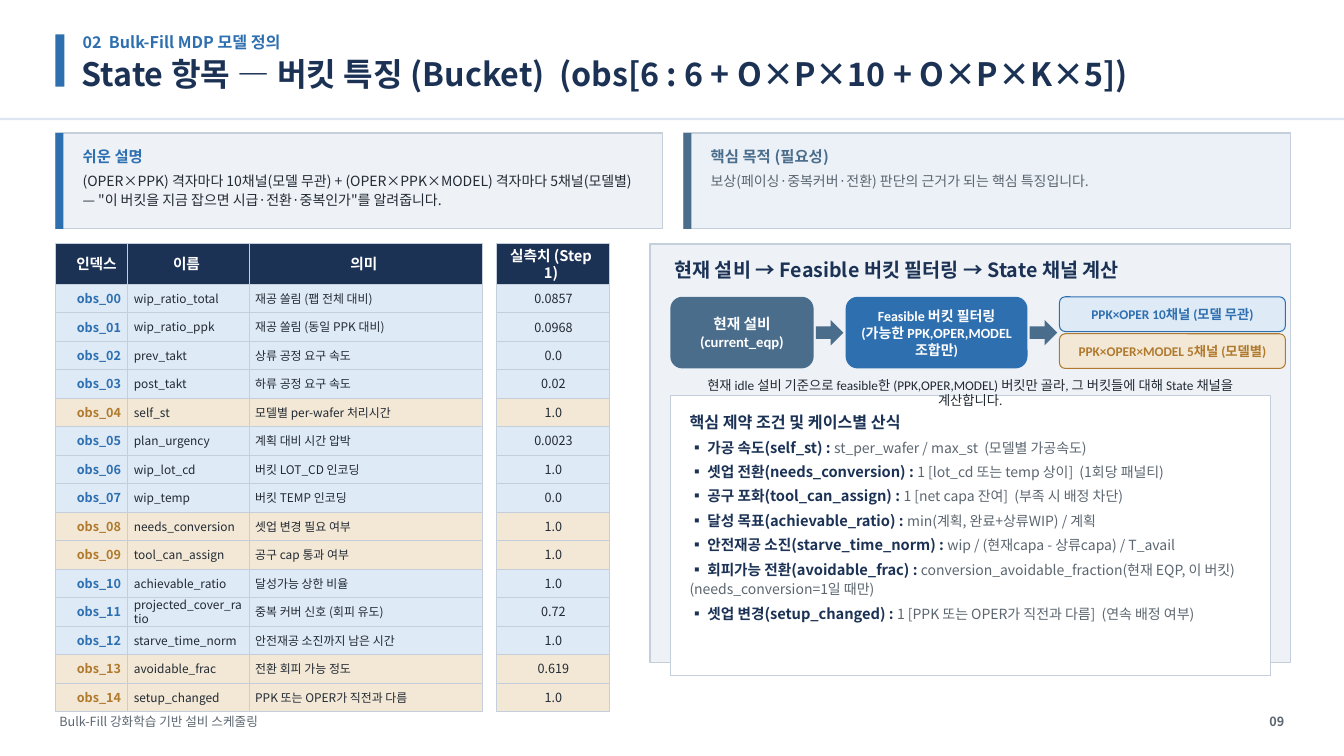
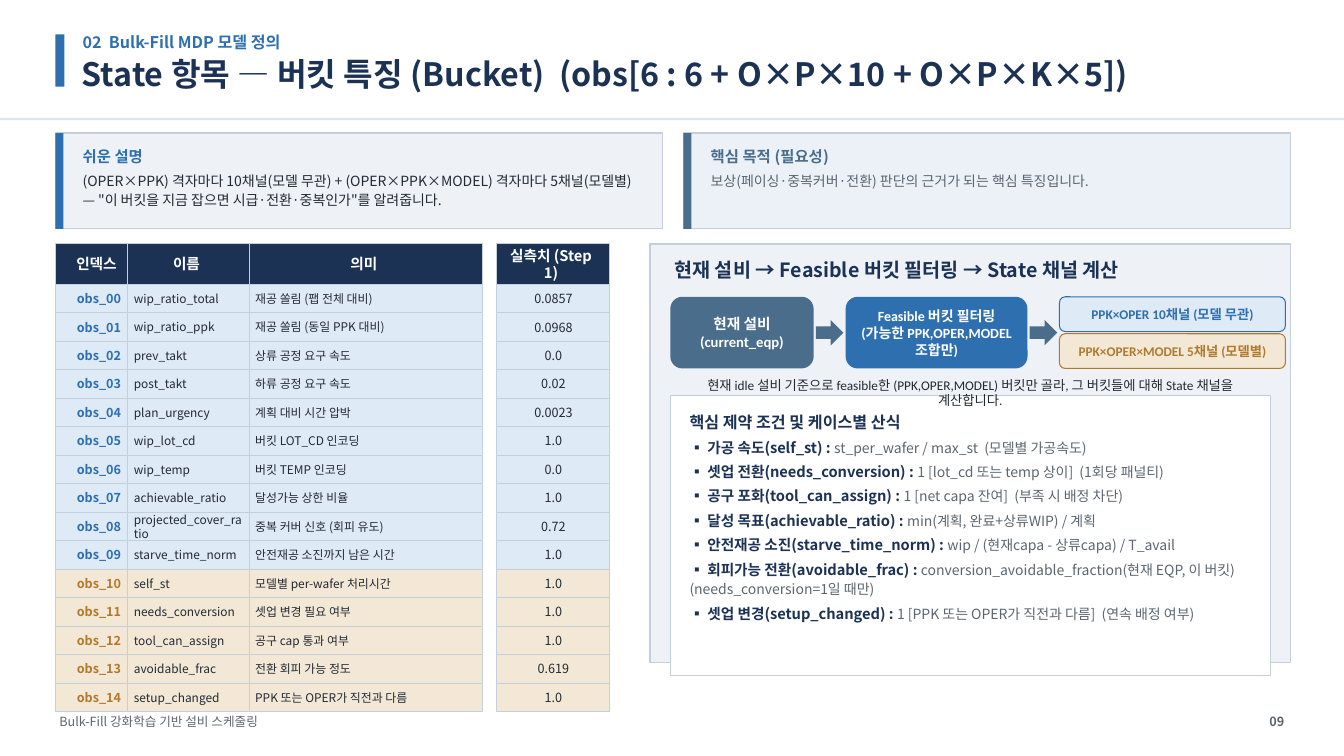
Before and after one commit to relighting123/pjt_scheduling, a slide deck: slide 9 of docs/스케줄링_발표자료.pptx. Drawn at 1344x756 pixels with LibreOffice and Linux fonts; fonts in the diff are those of the drawing. Boxes give left, top, right and bottom in pixels: in the first picture for what was removed or moved away, otherwise in the second. Text is boxed around its words. In the diff, an @@ line names an element or a change of style, - is before the commit and + after.

```diff
--- a/docs/스케줄링_발표자료.pptx
+++ b/docs/스케줄링_발표자료.pptx
@@ 7 rectangles moved together from (x1=128, y1=426, x2=610, y2=512) to (x1=128, y1=398, x2=610, y2=484) @@
@@ text in rectangle at (x1=534, y1=407, x2=572, y2=417): text changed @@
-1.0
+0.0023
@@ text in rectangle at (x1=545, y1=435, x2=562, y2=445): text changed @@
-0.0023
+1.0
@@ 6 rectangles moved together from (x1=128, y1=570, x2=483, y2=654) to (x1=128, y1=484, x2=483, y2=569) @@
@@ rectangle "1.0" moved from (x1=496, y1=456, x2=610, y2=484) to (x1=496, y1=484, x2=610, y2=512) @@
@@ fill #F3E8D6 to #DEEAF6 in 3 elements at (x1=496, y1=540, x2=610, y2=569), (x1=496, y1=398, x2=610, y2=426), (x1=496, y1=512, x2=610, y2=540) @@
@@ text in rectangle at (x1=541, y1=521, x2=565, y2=531): text changed @@
-1.0
+0.72
@@ text colour #B07A2E to #2E6FB0; fill #F3E8D6 to #DEEAF6 in 3 elements at (x1=55, y1=398, x2=141, y2=426), (x1=55, y1=512, x2=141, y2=540), (x1=55, y1=540, x2=141, y2=569) @@
@@ rectangle "self_st" moved from (x1=128, y1=398, x2=249, y2=426) to (x1=128, y1=570, x2=249, y2=598) @@
@@ rectangle "모델별 per-wafer 처리시간" moved from (x1=249, y1=398, x2=483, y2=426) to (x1=249, y1=570, x2=483, y2=598) @@
@@ fill #DEEAF6 to #F3E8D6 in 3 elements at (x1=496, y1=570, x2=610, y2=598), (x1=496, y1=626, x2=610, y2=654), (x1=496, y1=598, x2=610, y2=626) @@
@@ text colour #2E6FB0 to #B07A2E; fill #DEEAF6 to #F3E8D6 in 3 elements at (x1=55, y1=570, x2=141, y2=598), (x1=55, y1=598, x2=141, y2=626), (x1=55, y1=626, x2=141, y2=654) @@
@@ 4 rectangles moved together from (x1=128, y1=512, x2=483, y2=569) to (x1=128, y1=598, x2=483, y2=654) @@
@@ text in rectangle at (x1=545, y1=606, x2=562, y2=616): text changed @@
-0.72
+1.0
```
